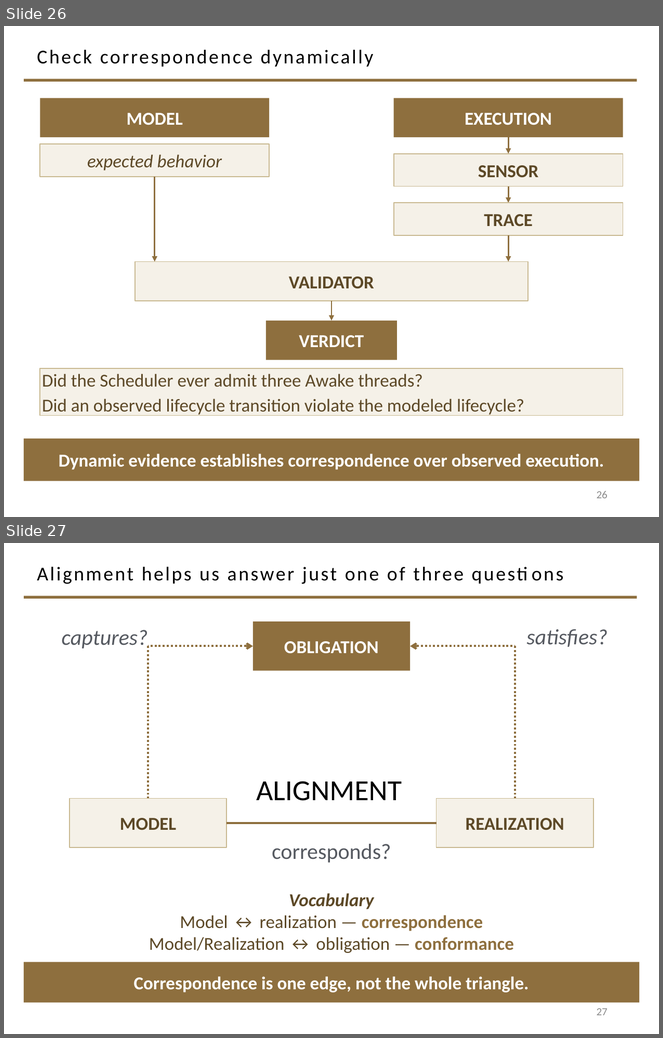
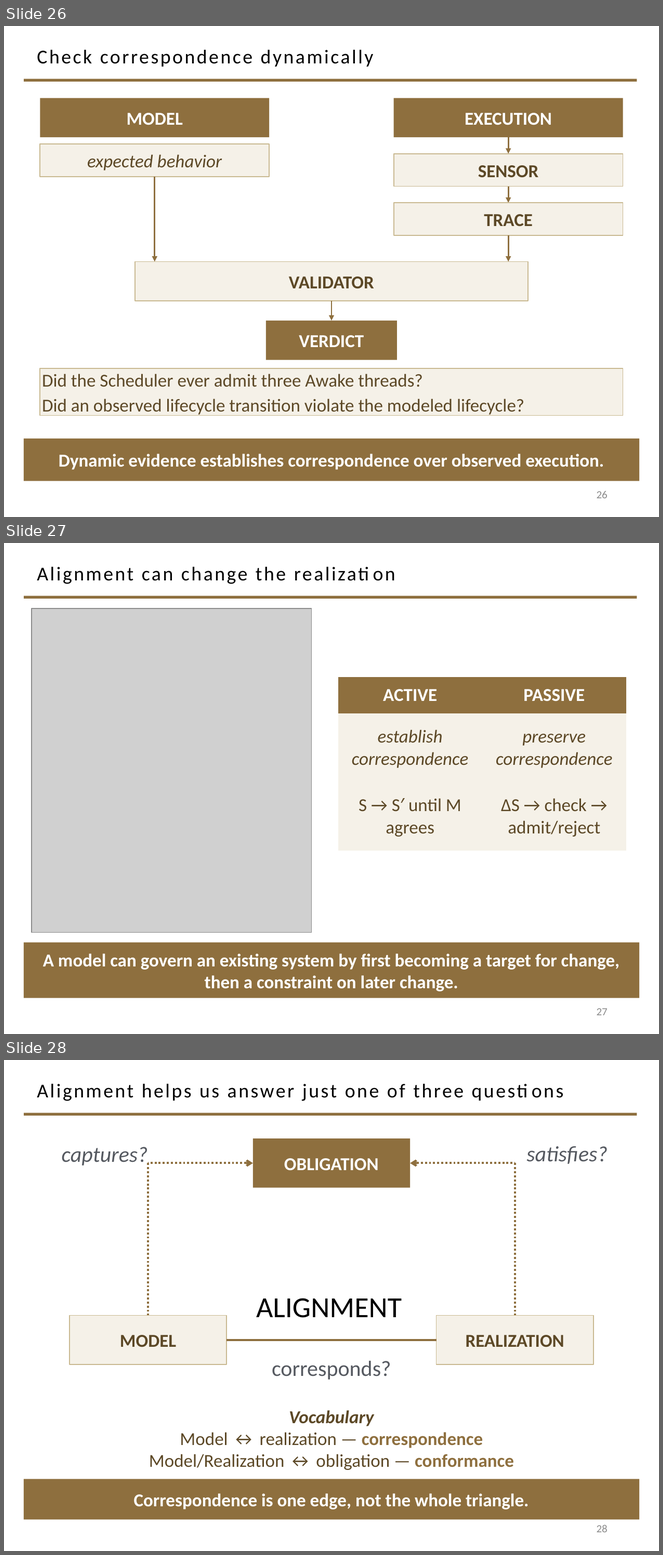
Before and after one commit to davisjam/model-based-agentic-software-engineering, a slide deck: course/lectures/act-2-delegation-and-control/03-alignment/2-3-Alignment.pptx. Shown one above the other, each under a label of ours: slides 26 and 27 before the commit, slides 26, 27 and 28 after it. The pictures are 663x1038 and 663x1555 pixels, drawn with LibreOffice and Linux fonts; fonts in the diff are those of the drawing; grey boxes stand for pictures; background and template pictures are left out. Boxes give left, top, right and bottom in pixels: in the first picture for what was removed or moved away, otherwise in the second. Text is boxed around its words. In the diff, an @@ line names an element or a change of style, - is before the commit and + after.

```diff
--- a/course/lectures/act-2-delegation-and-control/03-alignment/2-3-Alignment.pptx
+++ b/course/lectures/act-2-delegation-and-control/03-alignment/2-3-Alignment.pptx
@@ slide 27 added at (x1=4, y1=543, x2=659, y2=1034), background #FFFFFF; not listed: 1 template element that a slide beside it also shows @@
@@ title added at (x1=37, y1=566, x2=286, y2=584), 21.6 pt, text #000000 @@
+Alignment can change the realization
@@ picture added at (x1=32, y1=609, x2=312, y2=933) @@
@@ table added at (x1=338, y1=677, x2=626, y2=851), 3 rows, 2 columns @@
+ACTIVE | PASSIVE
+establish correspondence | preserve correspondence
+S → S′ until M agrees | ΔS → check → admit/reject
@@ rectangle added at (x1=24, y1=943, x2=639, y2=999), fill #8E6F3E, 20 pt, text #FFFFFF, bold @@
+A model can govern an existing system by first becoming a target for change, then a constraint on later change.
@@ page number added at (x1=597, y1=1008, x2=608, y2=1016), 12 pt, text #8C8C8C @@
+27
@@ what was slide 27 is now slide 28 @@
@@ page number at (x1=597, y1=1525, x2=608, y2=1533): text changed @@
-27
+28
```
Also in this commit, not shown: 2 other files.
